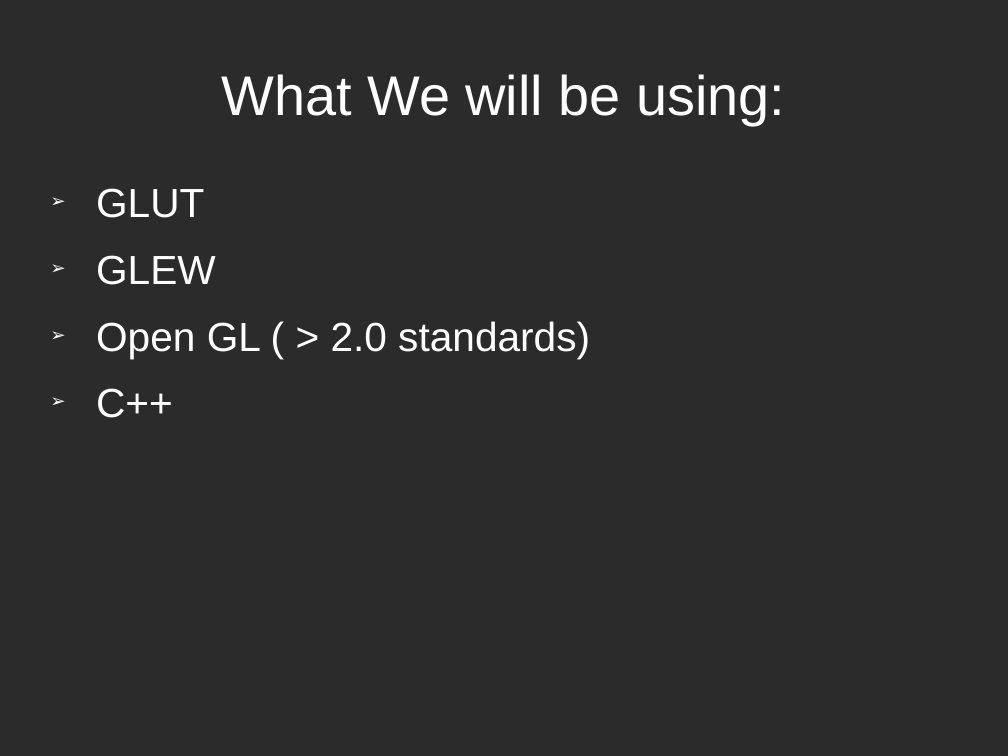
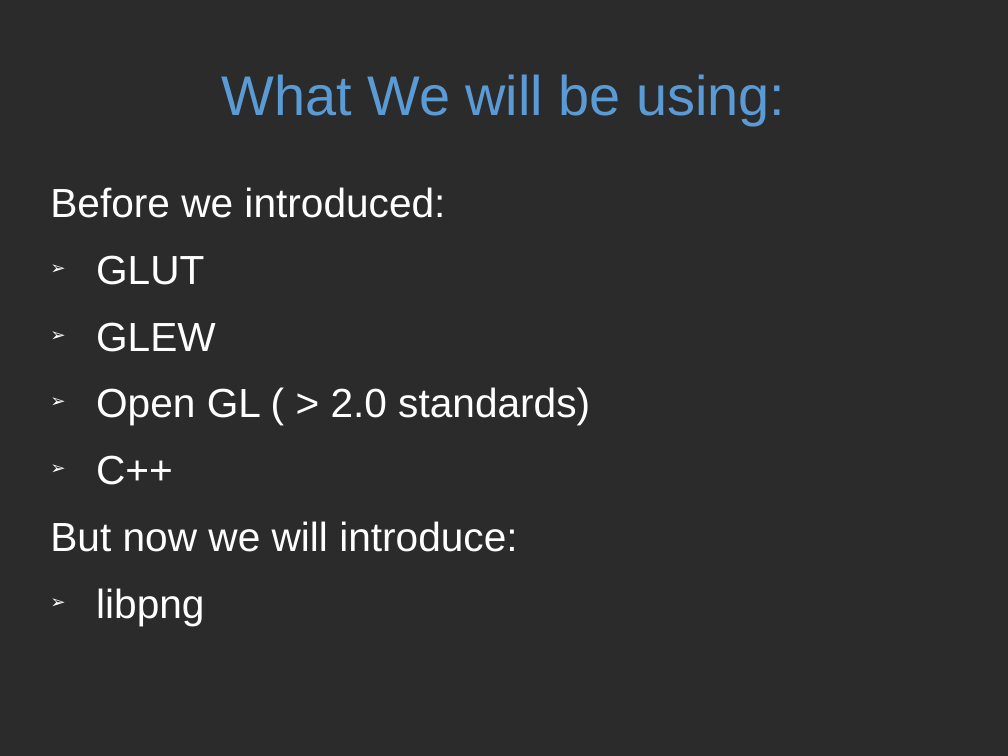
Before and after one commit to kokorohakai/OpenGL-Tutorial-2, a slide deck: slide 2 of Tutorial.odp. Drawn at 1008x756 pixels with LibreOffice and Linux fonts; fonts in the diff are those of the drawing; background and template pictures are left out; a plain dark background stands for a picture behind light text. Boxes give left, top, right and bottom in pixels: in the first picture for what was removed or moved away, otherwise in the second. Text is boxed around its words. In the diff, an @@ line names an element or a change of style, - is before the commit and + after.

```diff
--- a/Tutorial.odp
+++ b/Tutorial.odp
@@ title "What We will be using:" at box(222, 74, 785, 125): text colour #FFFFFF to #5B9BD5 @@
@@ text at box(50, 187, 445, 218): paragraph added @@
+Before we introduced:
@@ text at box(50, 521, 517, 625): paragraphs added @@
+But now we will introduce:
+➢ libpng
```
Also in this commit, not shown: 6 other slides changed, 13 slides added, 8 slides removed.
